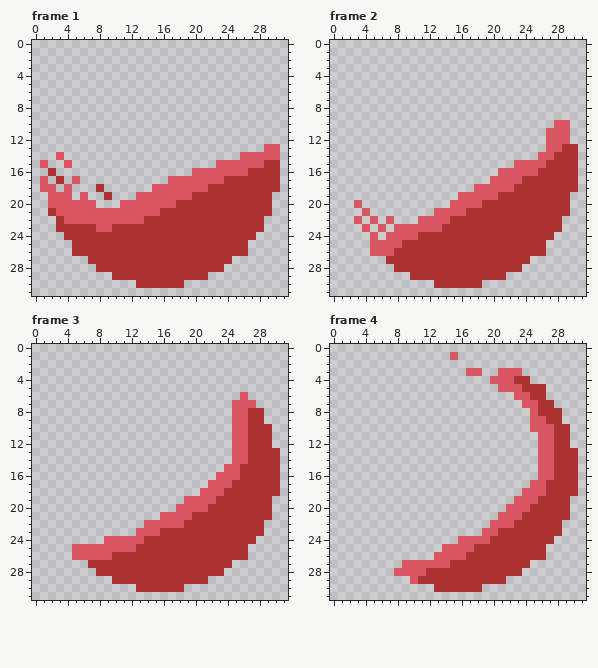
A pixel-art file gets an edit: Assets/Graphics/Orb_Health.aseprite. This is how it looked before the edit.
32x32 pixels, 12 frames. Shown: frame 1, frame 2, frame 3, frame 4. The commit also changed other frames, which this record leaves out.
After the commit:
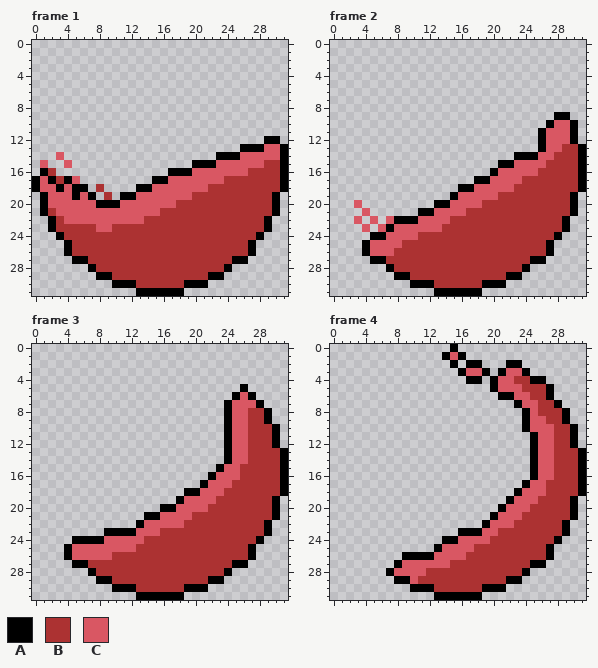
Palette (. is transparent): A #000000  B #ac3232  C #d95763
Difference:
layer "Layer 2" added
Frame 1, layer "Layer 2":
There is now colour A in row 12 at x 29 to 30; in row 13 at x 26 to 28 and 31; in row 14 at x 23 to 25 and 31; in row 15 at x 20 to 22 and 31; in row 16 at x 1, 17 to 19 and 31; in row 17 at x 0, 2, 4, 15 to 16 and 31.
There is now colour A in row 18 at x 0, 3, 5 to 6, 13 to 14 and 31; in row 19 at x 1, 5, 7, 11 to 12 and 30; in row 20 at x 1, 8 to 10 and 30; in row 21 at x 1 and 30; in rows 22 to 23 at x 2 and 29; in row 24 at x 3 and 28.
There is now colour A in rows 25 to 26 at x 4 and 27; in row 27 at x 5 to 6 and 25 to 26; in row 28 at x 7 and 24; in row 29 at x 8 to 9 and 22 to 23; in row 30 at x 10 to 12 and 19 to 21; in row 31 at x 13 to 18.
Frame 2, layer "Layer 2":
There is now colour A in row 9 at x 28 to 29; in row 10 at x 27 and 30; in rows 11 to 12 at x 26 and 30; in row 13 at x 26 and 31; in row 14 at x 23 to 25 and 31; in row 15 at x 21 to 22 and 31.
There is now colour A in row 16 at x 20 and 31; in row 17 at x 18 to 19 and 31; in row 18 at x 16 to 17 and 31; in row 19 at x 15 and 30; in row 20 at x 13 to 14 and 30; in row 21 at x 11 to 12 and 30.
There is now colour A in row 22 at x 8 to 10 and 29; in row 23 at x 7 and 29; in row 24 at x 6 and 28; in rows 25 to 26 at x 4 and 27; in row 27 at x 5 to 6 and 25 to 26; in row 28 at x 7 and 24.
There is now colour A in row 29 at x 8 to 9 and 22 to 23; in row 30 at x 10 to 12 and 19 to 21; in row 31 at x 13 to 18.
The edit turns colour C into colour A in row 24 at x 5.
Frame 3, layer "Layer 2":
There is now colour A in row 5 at x 26; in row 6 at x 25 and 27; in row 7 at x 24 and 28; in rows 8 to 9 at x 24 and 29; in rows 10 to 12 at x 24 and 30; in rows 13 to 14 at x 24 and 31.
There is now colour A in row 15 at x 23 and 31; in row 16 at x 22 and 31; in row 17 at x 21 and 31; in row 18 at x 19 to 20 and 31; in row 19 at x 18 and 30; in row 20 at x 16 to 17 and 30.
There is now colour A in row 21 at x 14 to 15 and 30; in row 22 at x 13 and 29; in row 23 at x 9 to 12 and 29; in row 24 at x 5 to 8 and 28; in rows 25 to 26 at x 4 and 27; in row 27 at x 5 to 6 and 25 to 26.
There is now colour A in row 28 at x 7 and 24; in row 29 at x 8 to 9 and 22 to 23; in row 30 at x 10 to 12 and 19 to 21; in row 31 at x 13 to 18.
Frame 4, layer "Layer 2":
There is now colour A in row 0 at x 15; in row 1 at x 14 and 16; in row 2 at x 15, 17 to 18 and 22 to 23; in row 3 at x 16, 19 and 24; in row 4 at x 17 to 18 and 25 to 26; in row 5 at x 20 and 27.
There is now colour A in row 6 at x 21 to 22 and 27; in row 7 at x 23 and 28; in rows 8 to 9 at x 24 and 29; in row 10 at x 24 and 30; in rows 11 to 12 at x 25 and 30; in rows 13 to 16 at x 25 and 31.
There is now colour A in row 17 at x 24 and 31; in row 18 at x 23 and 31; in row 19 at x 22 and 30; in row 20 at x 21 and 30; in row 21 at x 20 and 30; in row 22 at x 19 and 29.
There is now colour A in row 23 at x 16 to 18 and 29; in row 24 at x 14 to 15 and 28; in row 25 at x 13 and 27; in row 26 at x 9 to 12 and 27; in row 27 at x 8 and 25 to 26; in row 28 at x 7 and 24.
There is now colour A in row 29 at x 8 to 9 and 22 to 23; in row 30 at x 10 to 12 and 19 to 21; in row 31 at x 13 to 18.
The edit turns colour C into colour A in row 3 at x 21; in row 4 at x 20.
Where, in picture pixels (left, top, right, bottom), the same in both pictures:
added: (32, 136, 288, 296)
changed: (362, 112, 586, 296)
added: (64, 384, 288, 600)
changed: (386, 344, 586, 600)
